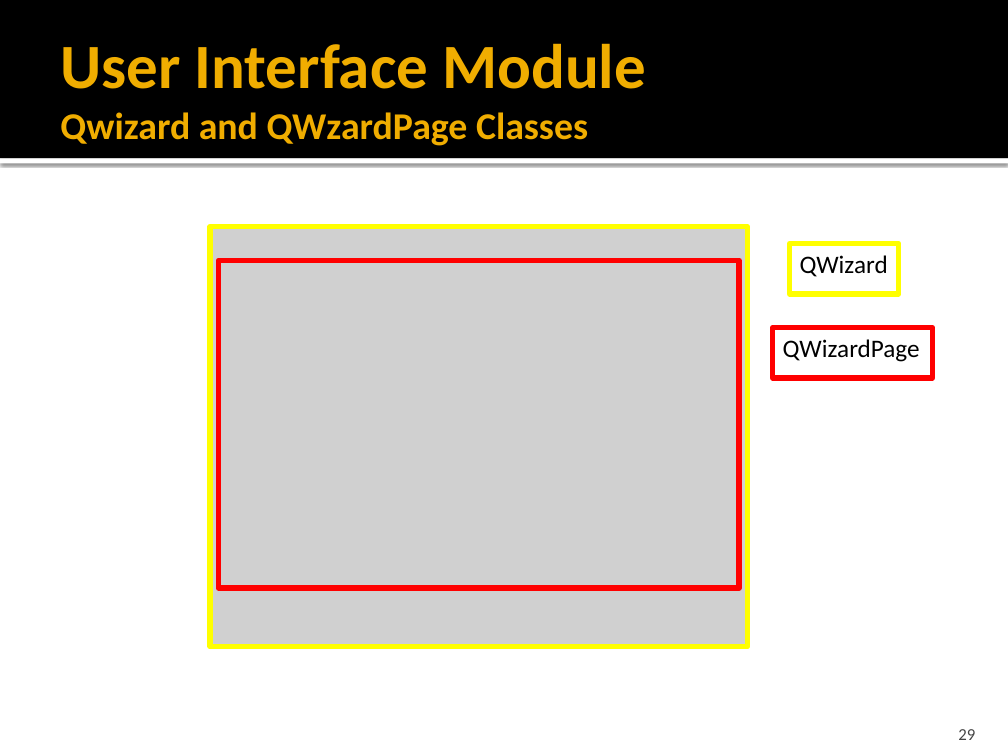
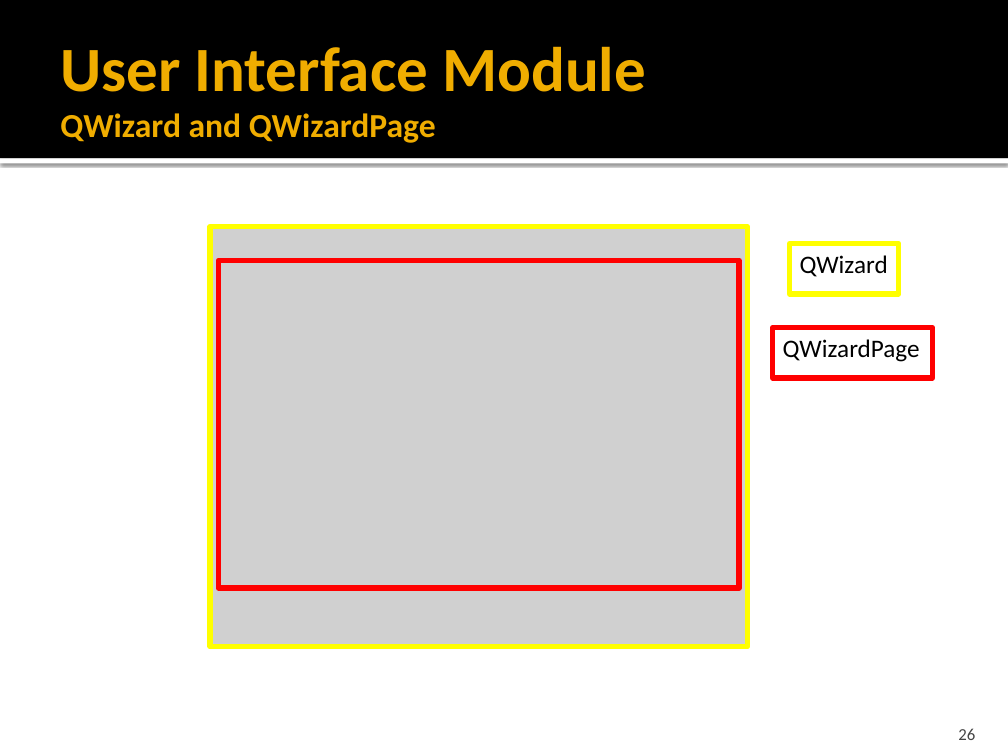
Before and after one commit to idxExtropy/duel-reality, a slide deck: slide 26 of Docs/DUEL REALITY .pptx (slide 29 before the commit). Drawn at 1008x756 pixels with LibreOffice and Linux fonts; fonts in the diff are those of the drawing; grey boxes stand for pictures. Boxes give left, top, right and bottom in pixels: in the first picture for what was removed or moved away, otherwise in the second. Text is boxed around its words. In the diff, an @@ line names an element or a change of style, - is before the commit and + after.

```diff
--- a/Docs/DUEL REALITY .pptx
+++ b/Docs/DUEL REALITY .pptx
@@ title at (60, 46, 646, 143): text changed; size 27 to 24 pt @@
-User Interface Module
-Qwizard and QWzardPage Classes
+User Interface Module
+QWizard and QWizardPage
@@ page number at (958, 728, 975, 740): text changed @@
-29
+26
```
Also in this commit, not shown: 5 other slides changed, 3 slides added, 4 slides removed, 16 other files.
